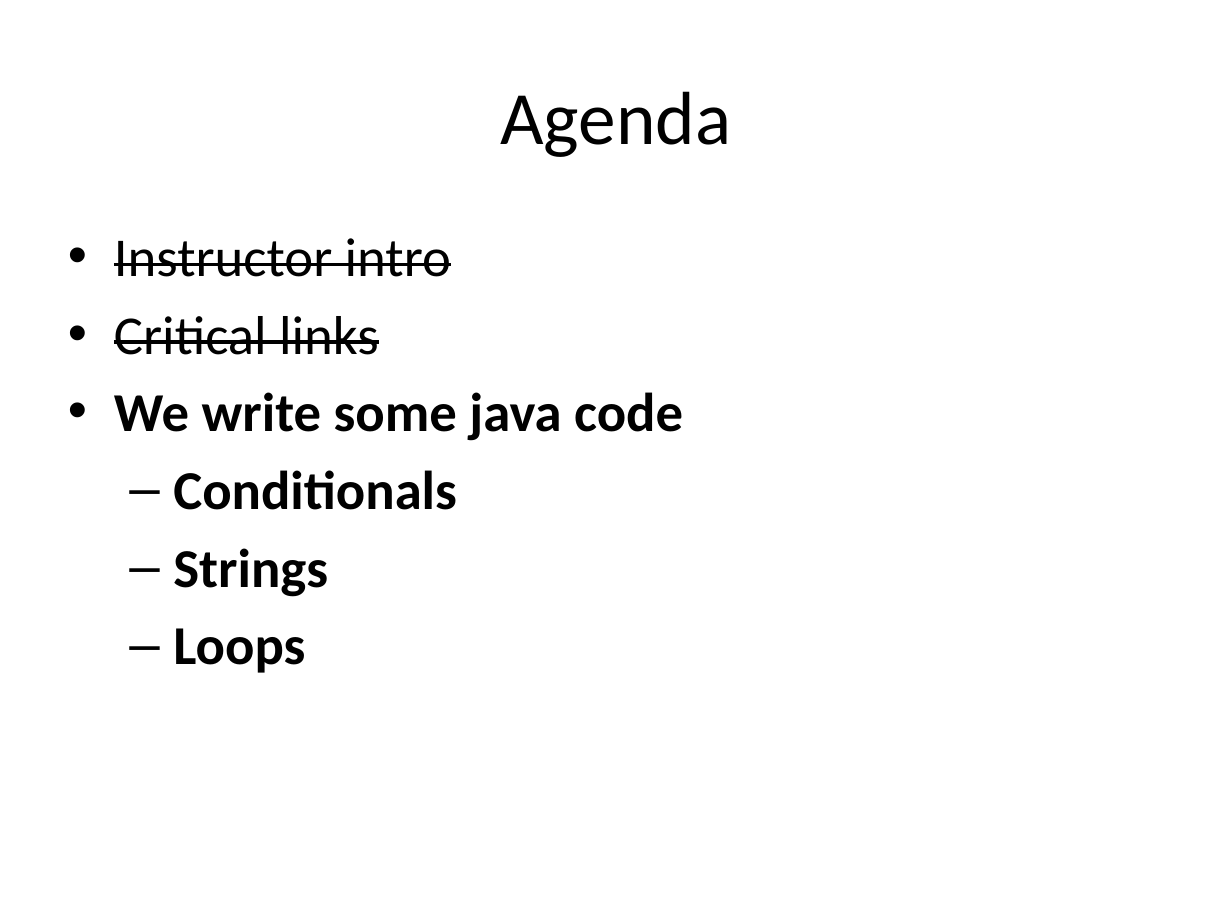
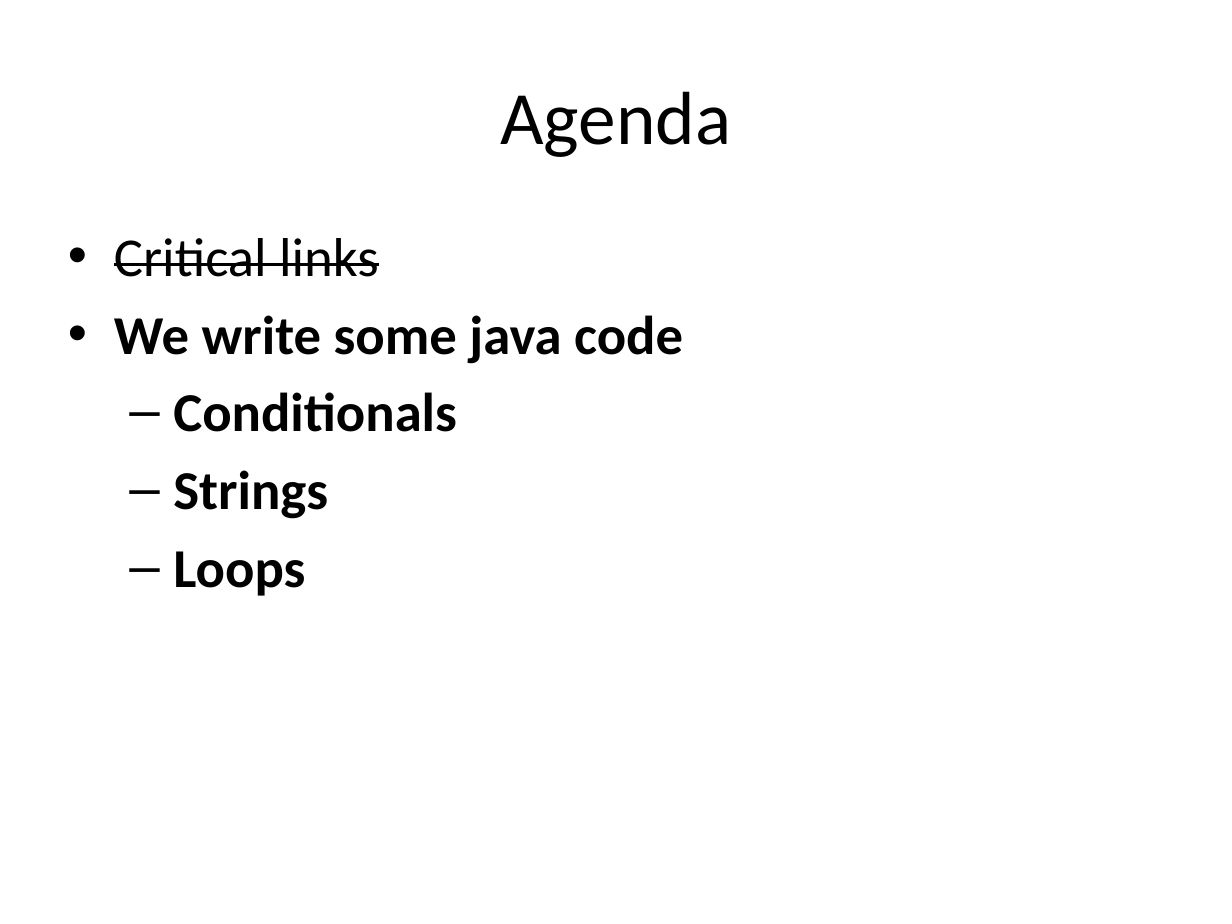
Before and after one commit to RHIT-CSSE/csse220, a slide deck: slide 2 of ClassMaterials/JavaIntro/Slides/JavaIntro.pptx (slide 25 before the commit). Drawn at 1232x924 pixels with LibreOffice and Linux fonts; fonts in the diff are those of the drawing. Boxes give left, top, right and bottom in pixels: in the first picture for what was removed or moved away, otherwise in the second. Text is boxed around its words. In the diff, an @@ line names an element or a change of style, - is before the commit and + after.

Commit message:
Changes to the first day slides, split up the material from instructor intro

```diff
--- a/ClassMaterials/JavaIntro/Slides/JavaIntro.pptx
+++ b/ClassMaterials/JavaIntro/Slides/JavaIntro.pptx
@@ text at (x1=114, y1=238, x2=451, y2=277): paragraph removed @@
-• Instructor intro
```
Also in this commit, not shown: 23 slides removed, 1 other file.
